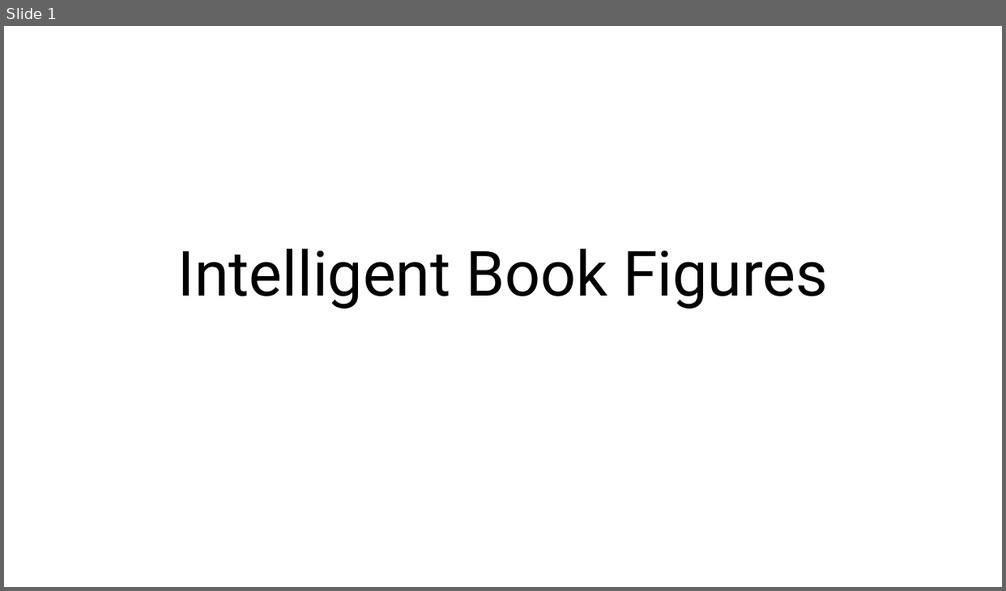
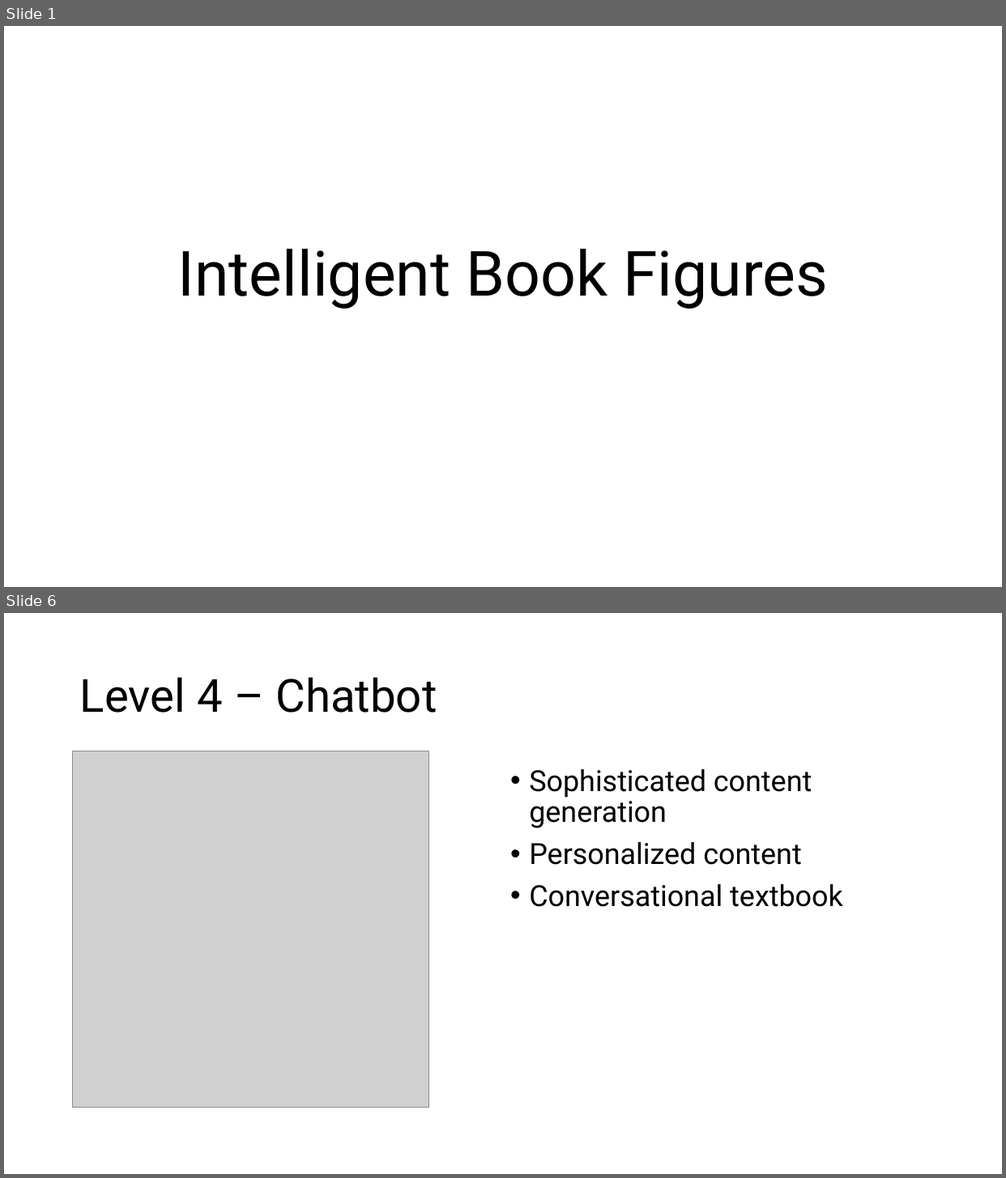
Before and after one commit to dmccreary/intelligent-textbooks, a slide deck: slides/Book-Figures.pptx. Shown one above the other, each under a label of ours: slide 1 before the commit, slides 1 and 6 after it; the slides between them are not shown. The pictures are 1006x591 and 1006x1178 pixels, drawn with LibreOffice and Linux fonts; fonts in the diff are those of the drawing; grey boxes stand for pictures. Boxes give left, top, right and bottom in pixels: in the first picture for what was removed or moved away, otherwise in the second. Text is boxed around its words. In the diff, an @@ line names an element or a change of style, - is before the commit and + after.

Commit message:
updating content

```diff
--- a/slides/Book-Figures.pptx
+++ b/slides/Book-Figures.pptx
@@ slide 6 added at box(4, 613, 1002, 1174), background #FFFFFF @@
@@ title added at box(80, 677, 437, 713), 44 pt, text #000000 @@
+Level 4 – Chatbot
@@ picture added at box(73, 752, 429, 1108) @@
@@ text added at box(529, 769, 843, 907), 28 pt, text #000000 @@
+• Sophisticated content generation
+• Personalized content
+• Conversational textbook
```
Also in this commit, not shown: 6 other slides added.
